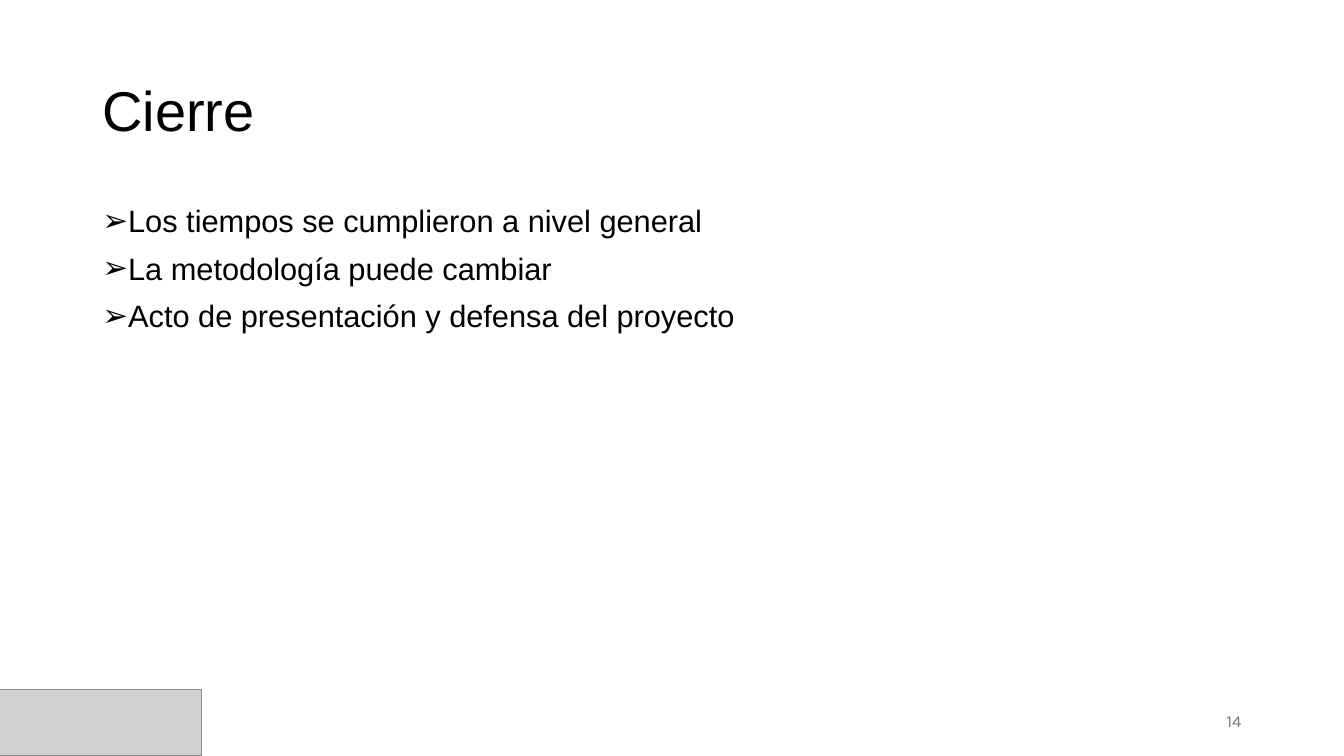
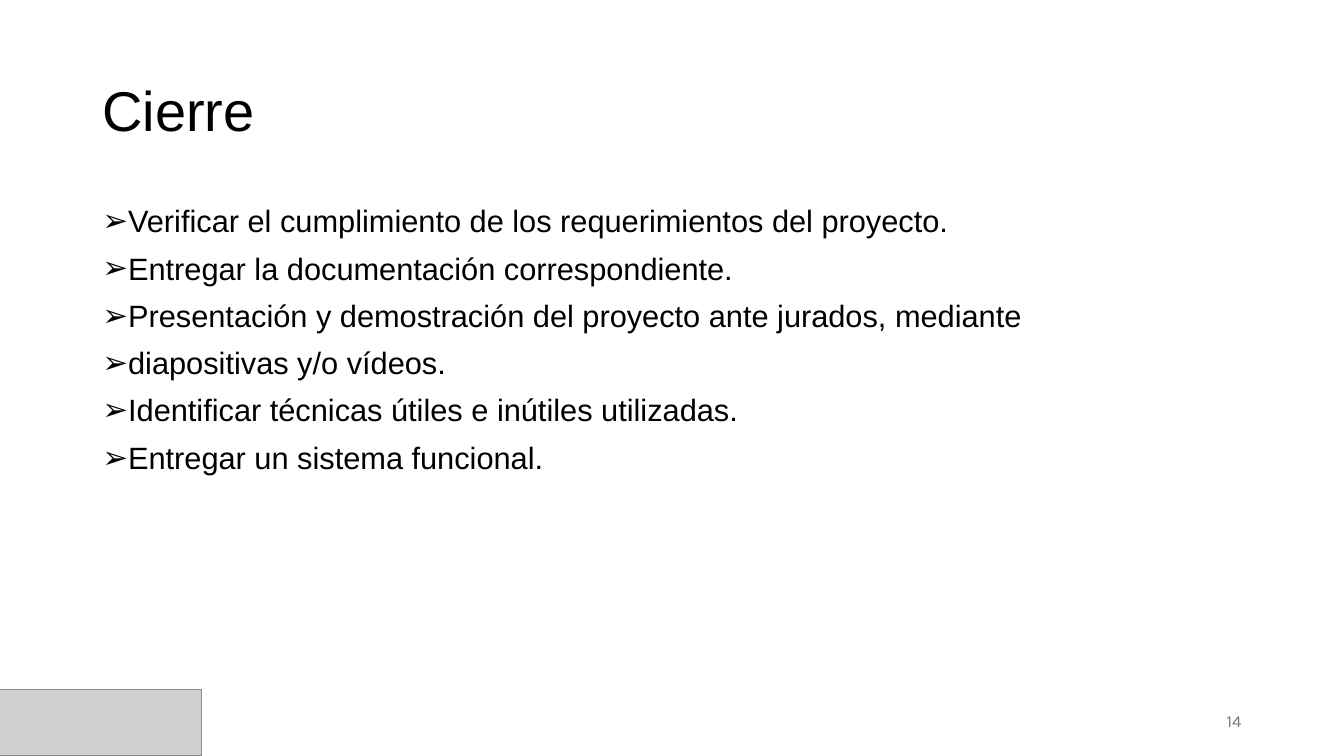
Before and after one commit to adrianlapaz3/Plantilla-planificacion, a slide deck: slide 14 of Adrian_Lapaz_presentacion.pptx. Drawn at 1344x756 pixels with LibreOffice and Linux fonts; fonts in the diff are those of the drawing; grey boxes stand for pictures. Boxes give left, top, right and bottom in pixels: in the first picture for what was removed or moved away, otherwise in the second. Text is boxed around its words. In the diff, an @@ line names an element or a change of style, - is before the commit and + after.

```diff
--- a/Adrian_Lapaz_presentacion.pptx
+++ b/Adrian_Lapaz_presentacion.pptx
@@ text at (128, 209, 1021, 474): text changed @@
-➢ Los tiempos se cumplieron a nivel general
-➢ La metodología puede cambiar
-➢ Acto de presentación y defensa del proyecto
+➢ Verificar el cumplimiento de los requerimientos del proyecto.
+➢ Entregar la documentación correspondiente.
+➢ Presentación y demostración del proyecto ante jurados, mediante
+➢ diapositivas y/o vídeos.
+➢ Identificar técnicas útiles e inútiles utilizadas.
+➢ Entregar un sistema funcional.
```
Also in this commit, not shown: 4 other slides changed, 8 other files.
